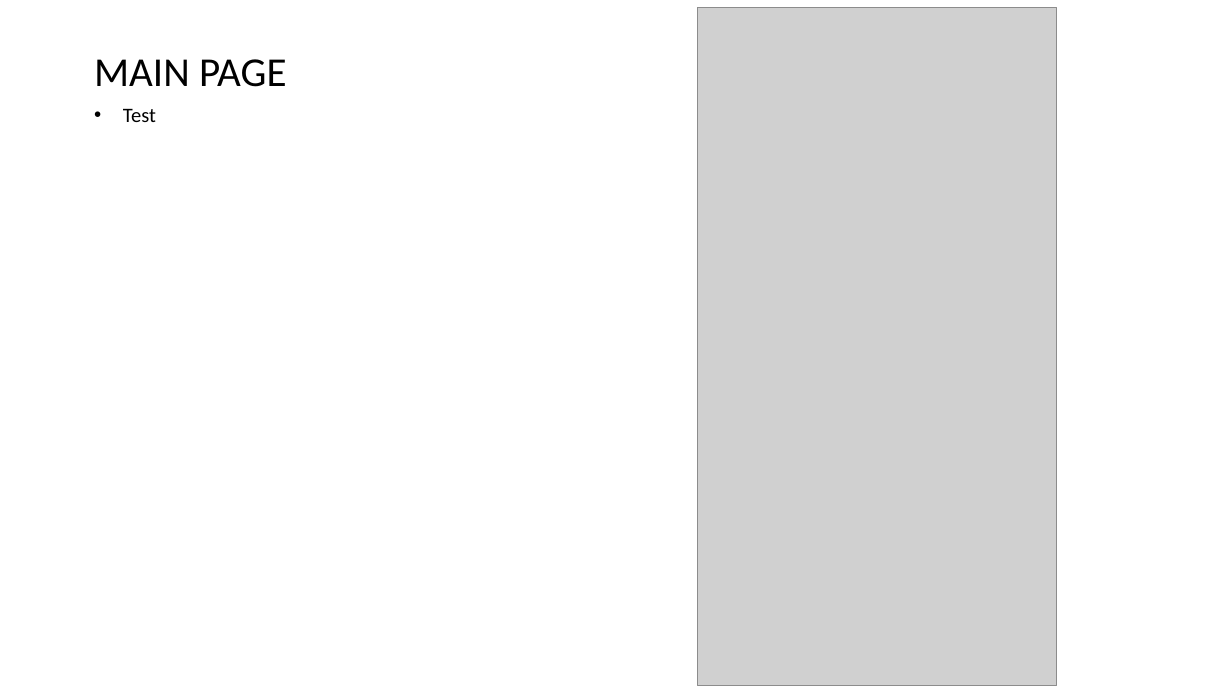
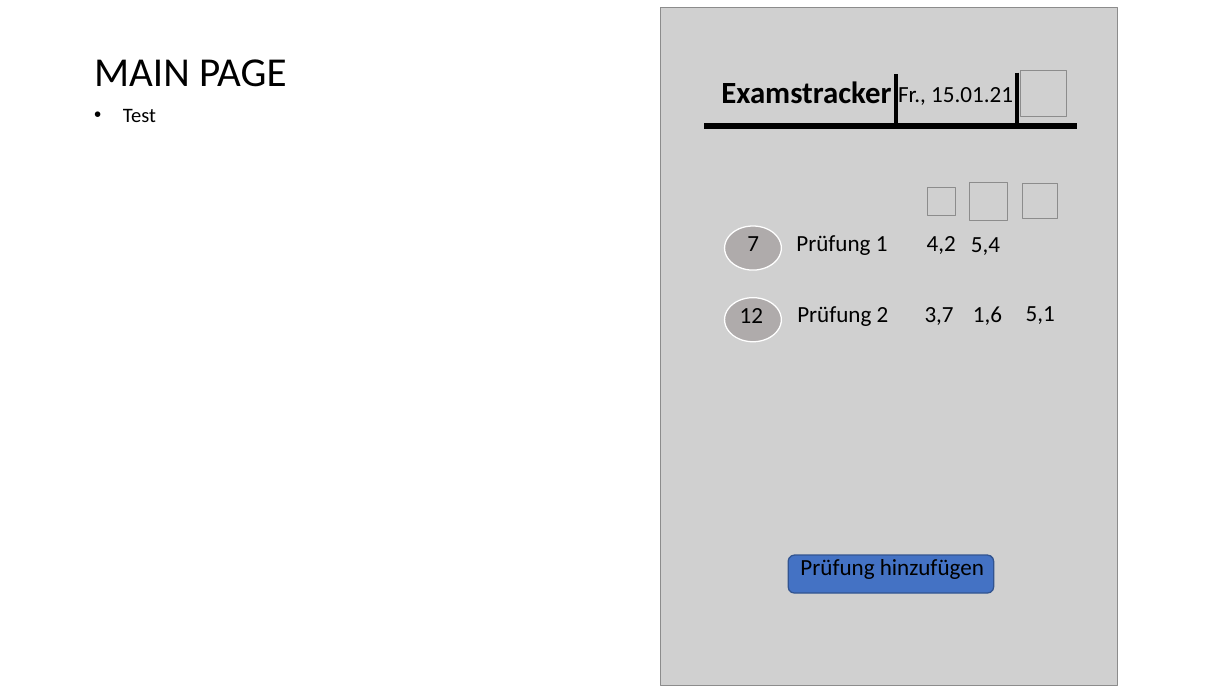
Before and after one commit to felixmeyjr/ExamTrackerAndMore, a slide deck: slide 3 of Design plan.pptx. Drawn at 1232x693 pixels with LibreOffice and Linux fonts; fonts in the diff are those of the drawing; grey boxes stand for pictures. Boxes give left, top, right and bottom in pixels: in the first picture for what was removed or moved away, otherwise in the second. Text is boxed around its words. In the diff, an @@ line names an element or a change of style, - is before the commit and + after.

```diff
--- a/Design plan.pptx
+++ b/Design plan.pptx
@@ picture: place and size @@
-picture at (698, 7, 1056, 687)
+picture at (661, 7, 1118, 687)
@@ text added at (721, 81, 891, 104), 24 pt, text #000000, bold @@
+Examstracker
@@ line added from (896, 74) to (896, 128), #000000 3 pt @@
@@ text added at (898, 87, 1013, 105), 18 pt, text #000000 @@
+Fr., 15.01.21
@@ line added from (1017, 73) to (1017, 127), #000000 3 pt @@
@@ picture added at (1020, 71, 1067, 117) @@
@@ line added from (704, 126) to (1078, 126), #000000 4.5 pt @@
@@ picture added at (928, 188, 957, 216) @@
@@ picture added at (970, 182, 1007, 220) @@
@@ picture added at (1022, 184, 1057, 219) @@
@@ ellipse added at (725, 226, 781, 271), fill #AFABAB, outline #FFFFFF 1 pt @@
@@ text added at (747, 236, 759, 251), 18 pt, text #000000 @@
+7
@@ text added at (796, 235, 888, 255), 18 pt, text #000000 @@
+Prüfung 1
@@ text added at (927, 236, 956, 254), 18 pt, text #000000 @@
+4,2
@@ text added at (971, 237, 1000, 255), 18 pt, text #000000 @@
+5,4
@@ ellipse added at (725, 298, 781, 342), fill #AFABAB, outline #FFFFFF 1 pt @@
@@ text added at (740, 308, 763, 323), 18 pt, text #000000 @@
+12
@@ text added at (797, 306, 889, 326), 18 pt, text #000000 @@
+Prüfung 2
@@ text added at (925, 307, 954, 325), 18 pt, text #000000 @@
+3,7
@@ text added at (973, 306, 1002, 325), 18 pt, text #000000 @@
+1,6
@@ text added at (1026, 306, 1055, 324), 18 pt, text #000000 @@
+5,1
@@ rounded rectangle added at (788, 555, 994, 593), fill #4472C4, outline #325491 1 pt @@
@@ text added at (800, 559, 984, 579), 18 pt, text #000000 @@
+Prüfung hinzufügen
```
